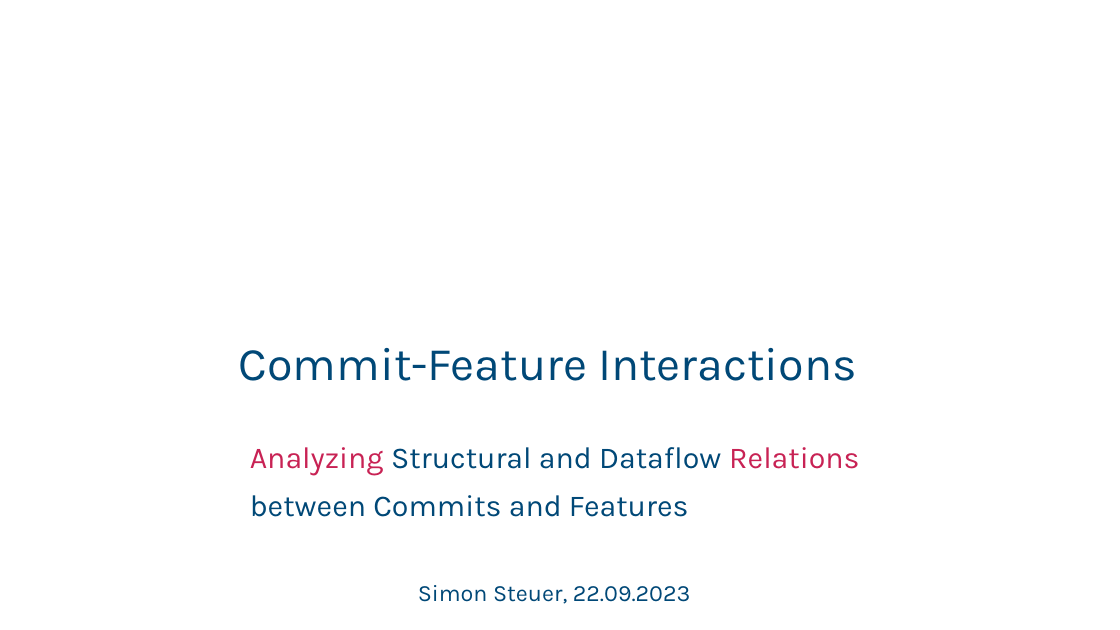
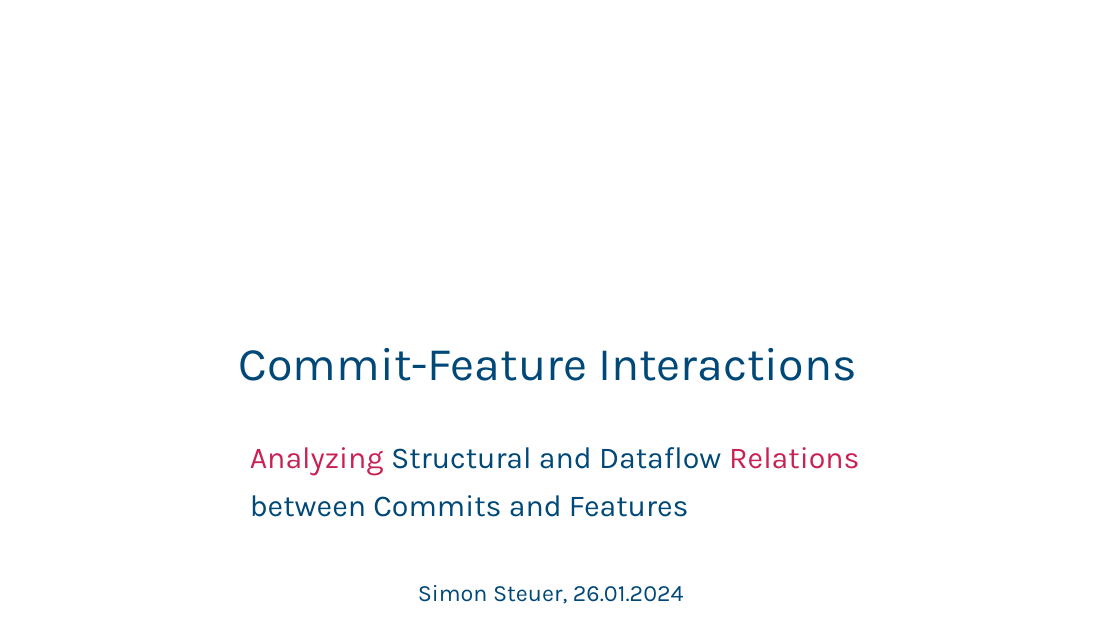
Before and after one commit to sisteu56/bachelor, a slide deck: slide 19 of pres/bachelor_thesis_pres.odp. Drawn at 1120x630 pixels with LibreOffice and Linux fonts; fonts in the diff are those of the drawing; background and template pictures are left out. Boxes give left, top, right and bottom in pixels: in the first picture for what was removed or moved away, otherwise in the second. Text is boxed around its words. In the diff, an @@ line names an element or a change of style, - is before the commit and + after.

```diff
--- a/pres/bachelor_thesis_pres.odp
+++ b/pres/bachelor_thesis_pres.odp
@@ text at <box>418,585,684,604</box>: text changed @@
-Simon Steuer, 22.09.2023
+Simon Steuer, 26.01.2024
```
Also in this commit, not shown: 19 other slides changed.
